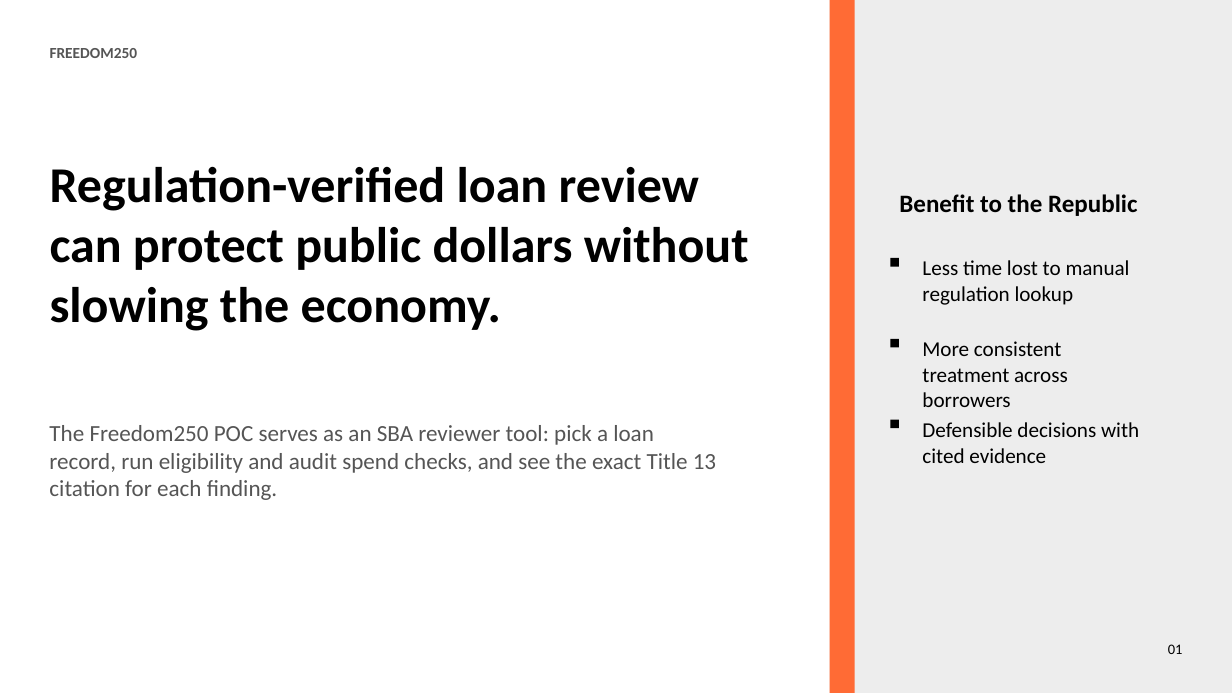
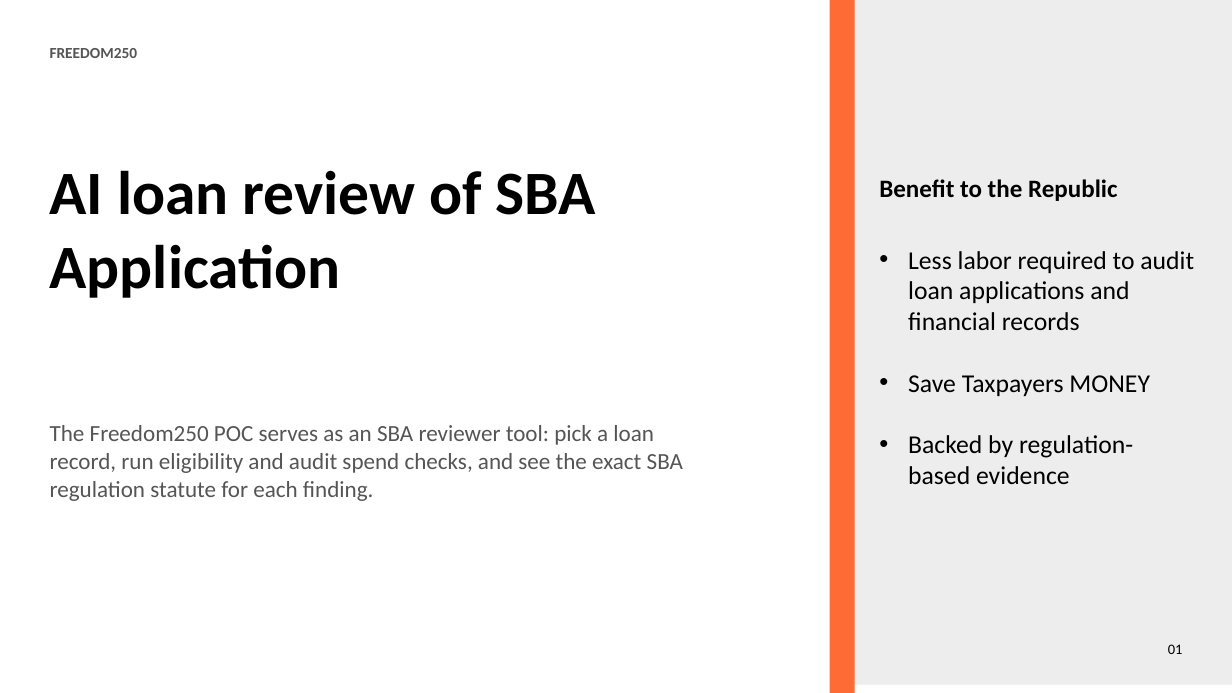
Before and after one commit to MuradAles/Freedom250, a slide deck: slide 1 of outputs/freedom250_public_benefits.pptx. Drawn at 1232x693 pixels with LibreOffice and Linux fonts; fonts in the diff are those of the drawing. Boxes give left, top, right and bottom in pixels: in the first picture for what was removed or moved away, otherwise in the second. Text is boxed around its words. In the diff, an @@ line names an element or a change of style, - is before the commit and + after.

Commit message:
ppt

```diff
--- a/outputs/freedom250_public_benefits.pptx
+++ b/outputs/freedom250_public_benefits.pptx
@@ rectangle: place and size @@
-rectangle at <box>830,0,1232,693</box>
+rectangle at <box>831,0,1232,685</box>
@@ text at <box>50,170,596,298</box>: text changed; size 39 to 48 pt @@
-Regulation-verified loan review can protect public dollars without slowing the economy.
+AI loan review of SBA Application
@@ text "Benefit to the Republic": place and size @@
-text "Benefit to the Republic" at <box>899,194,1137,216</box>
+text "Benefit to the Republic" at <box>879,179,1117,201</box>
@@ rectangle removed at <box>891,258,899,266</box> @@
@@ text at <box>908,251,1194,484</box>: text changed; size 16.5 to 20 pt @@
-Less time lost to manual regulation lookup
+• Less labor required to audit loan applications and financial records
+• Save Taxpayers MONEY
+• Backed by regulation-based evidence
@@ rectangle removed at <box>891,339,899,348</box> @@
@@ text removed at <box>922,341,1068,407</box> @@
-More consistent treatment across borrowers
@@ text at <box>50,425,683,501</box>: text changed @@
-The Freedom250 POC serves as an SBA reviewer tool: pick a loan record, run eligibility and audit spend checks, and see the exact Title 13 citation for each finding.
+The Freedom250 POC serves as an SBA reviewer tool: pick a loan record, run eligibility and audit spend checks, and see the exact SBA regulation statute for each finding.
@@ rectangle removed at <box>891,420,899,428</box> @@
@@ text removed at <box>922,422,1139,463</box> @@
-Defensible decisions with cited evidence
```
Also in this commit, not shown: 2 slides added.
